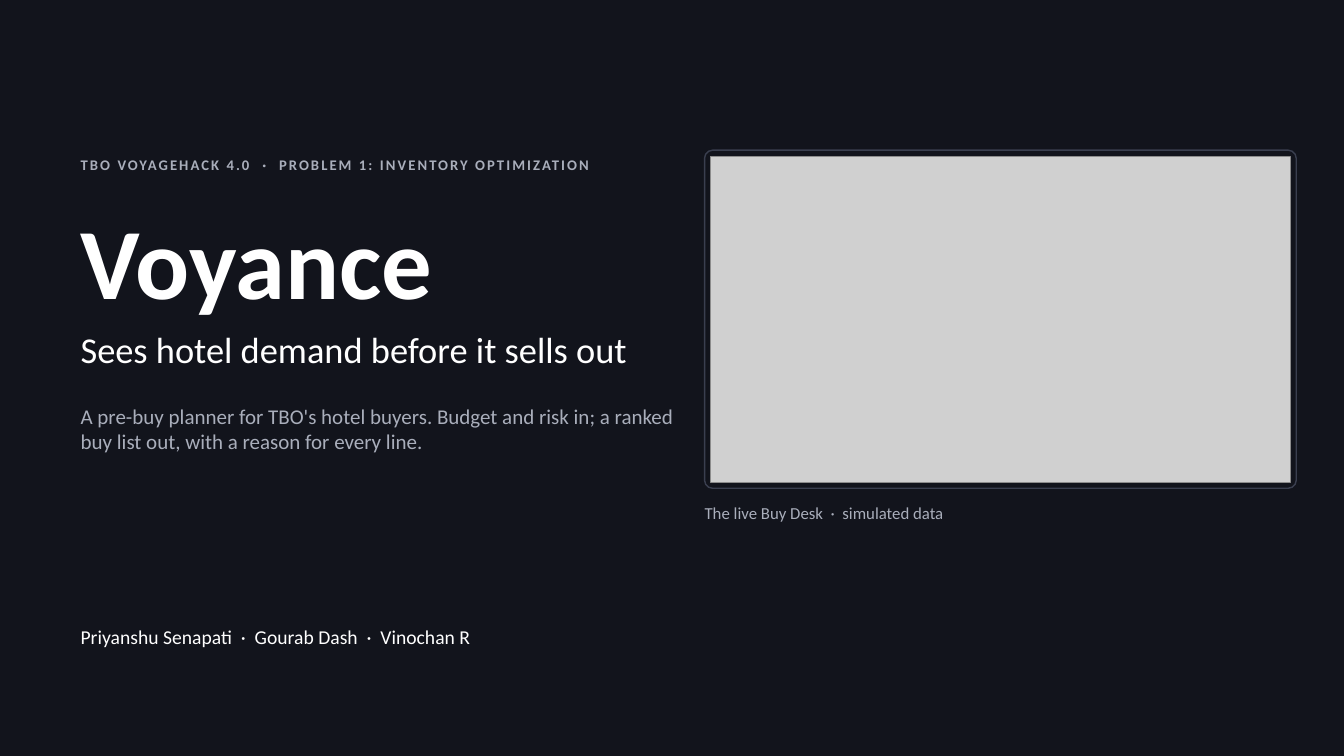
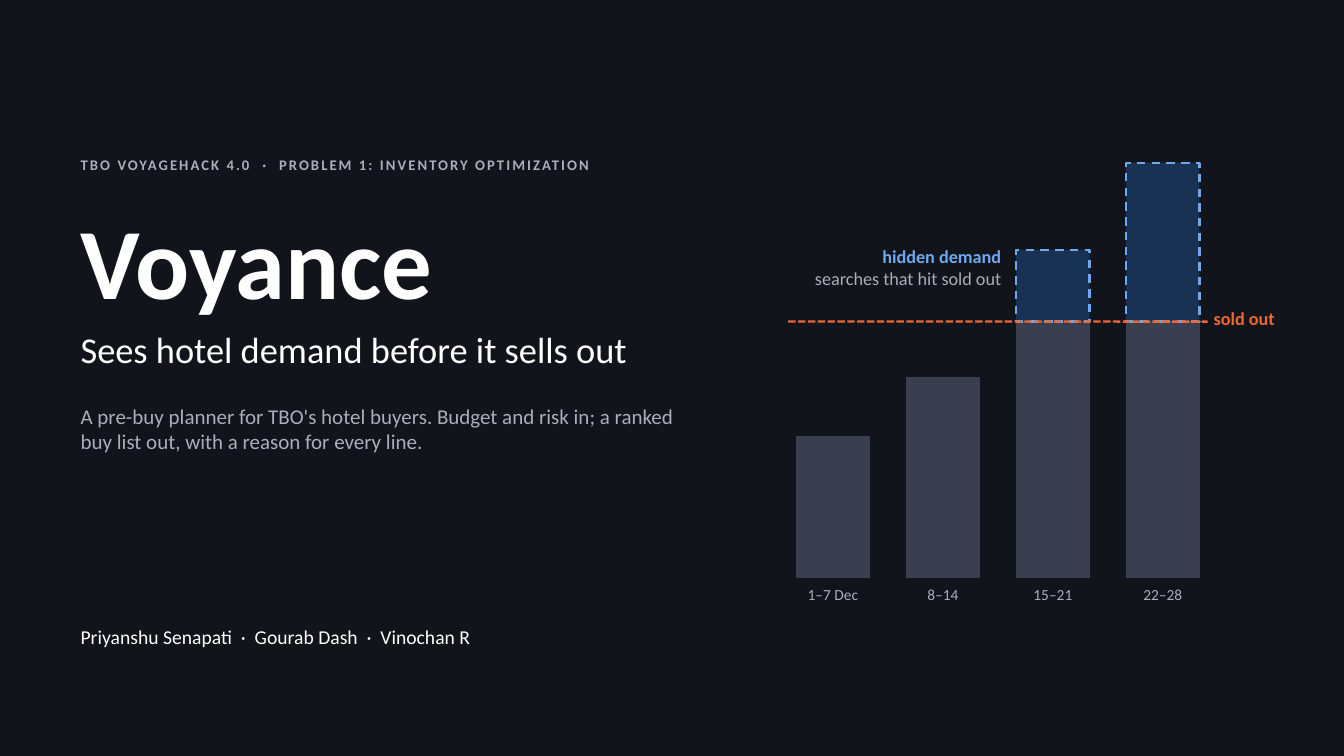
Before and after one commit to Priyanshu-senapati/voyage, a slide deck: slide 1 of deck/voyance_round1.pptx. Drawn at 1344x756 pixels with LibreOffice and Linux fonts; fonts in the diff are those of the drawing; grey boxes stand for pictures. Boxes give left, top, right and bottom in pixels: in the first picture for what was removed or moved away, otherwise in the second. Text is boxed around its words. In the diff, an @@ line names an element or a change of style, - is before the commit and + after.

Commit message:
docs: move the demo GIF from the cover slide to the top of the README

```diff
--- a/deck/voyance_round1.pptx
+++ b/deck/voyance_round1.pptx
@@ rounded rectangle removed at (705, 150, 1297, 488) @@
@@ picture removed at (711, 156, 1291, 482) @@
@@ rectangle added at (1126, 162, 1200, 322), fill #2A78D6 at 30% opacity, outline #6FA8EE 1.5 pt dashed @@
@@ text added at (815, 250, 1001, 285), 13 pt, text #A9AEBB @@
+hidden demand
+searches that hit sold out
@@ rectangle added at (1016, 250, 1090, 322), fill #2A78D6 at 30% opacity, outline #6FA8EE 1.5 pt dashed @@
@@ line added from (788, 322) to (1208, 322), #EB6834 1.75 pt dashed @@
@@ rectangle added at (1016, 322, 1090, 578), fill #3A3F4F, outline #3A3F4F 0.5 pt @@
@@ rectangle added at (1126, 322, 1200, 578), fill #3A3F4F, outline #3A3F4F 0.5 pt @@
@@ text added at (1214, 312, 1275, 325), 13 pt, text #EB6834, bold @@
+sold out
@@ rectangle added at (906, 378, 980, 578), fill #3A3F4F, outline #3A3F4F 0.5 pt @@
@@ rectangle added at (797, 437, 870, 578), fill #3A3F4F, outline #3A3F4F 0.5 pt @@
@@ text removed at (705, 507, 943, 522) @@
-The live Buy Desk · simulated data
@@ text added at (808, 590, 858, 600), 11 pt, text #A9AEBB @@
+1–7 Dec
@@ text added at (927, 589, 958, 600), 11 pt, text #A9AEBB @@
+8–14
@@ text added at (1033, 590, 1072, 600), 11 pt, text #A9AEBB @@
+15–21
@@ text added at (1143, 589, 1182, 600), 11 pt, text #A9AEBB @@
+22–28
```
Also in this commit, not shown: 7 other files.
